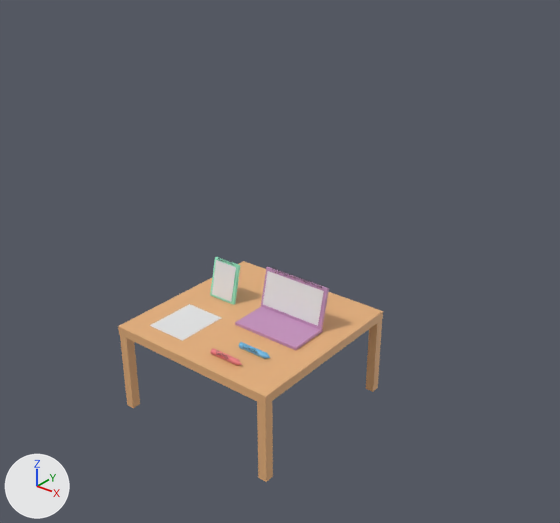
An edit to the Blender file untitled.blend, drawn before and after from the same camera.
The view is the same before and after, from a 50 mm lens placed at (47.1, -52.3, 39.1), pointed at (3.1, 2.7, 5.0). Lighting does not change. The marker at lower left points along +X, +Y and +Z.

In view in the first picture: 'laptop.001', 'laptopscreen', 'leg', 'leg3', 'leg4', 'photoscreen', 'resumescreen', 'tabletop'.
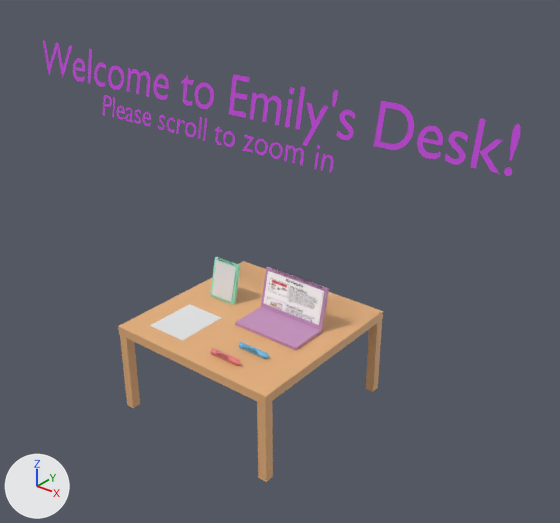
Where the newer file only moved an object's origin or applied its transform, the numbers keep the older frame.

Edits to the bpy script that builds the scene:
```text
Add mat_material_015:
    mat_material_015 = principled_material('Material.015')
    mat_material_015.base_color = (0.575, 0.0627, 0.734)  # purple #c847de
Add txt_text_005:
    txt_text_005 = bpy.data.curves.new('Text.005', 'FONT')
    txt_text_005.body = 'Please scroll to zoom in'
    txt_text_005.materials.append(mat_material_015)  # purple #c847de
Add txt_text_004:
    txt_text_004 = bpy.data.curves.new('Text.004', 'FONT')
    txt_text_004.body = "Welcome to Emily's Desk!\n"
    txt_text_004.materials.append(mat_material_015)  # purple #c847de
Add ob_text_001:
    ob_text_001 = bpy.data.objects.new('Text.001', txt_text_005)
    ob_text_001.location = (-15.61, -3.03, 18.06)
    ob_text_001.rotation_euler = (1.363, -0.00873, -0.0175)  # degrees (78, -0.5, -1)
    ob_text_001.scale = (3.0, 3.0, 3.0)
Add ob_text:
    ob_text = bpy.data.objects.new('Text', txt_text_004)
    ob_text.location = (-25.31, -2.83, 20.91)
    ob_text.rotation_euler = (1.363, -0.00873, -0.0175)  # degrees (78, -0.5, -1)
    ob_text.scale = (5.0, 5.0, 5.0)
```

Pixel boxes [x1, y1, x2, y2] of what changed, in the pictures (560 x 523 px):
'Text', added (purple)
    after: [42, 40, 521, 176]
'Text.001', added (purple)
    after: [103, 95, 333, 173]
